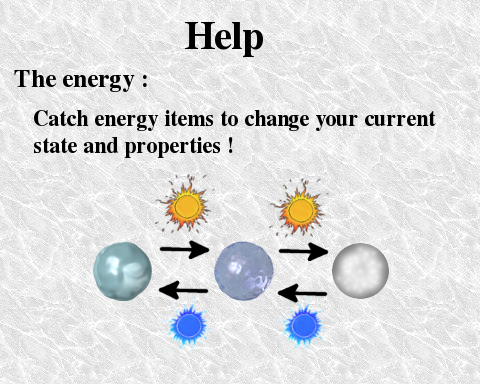
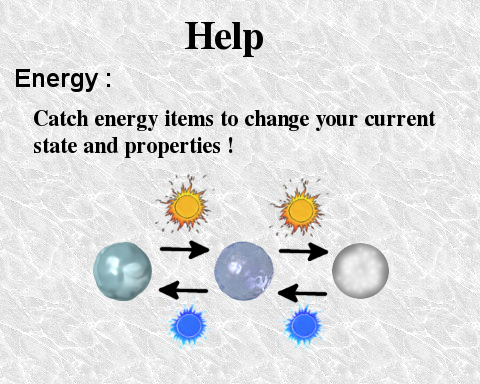
Layered file, before and after one edit (480x384). Changes by layer:
renamed "The energy :" to "Energy :", painted on it over [14, 69, 147, 92]
